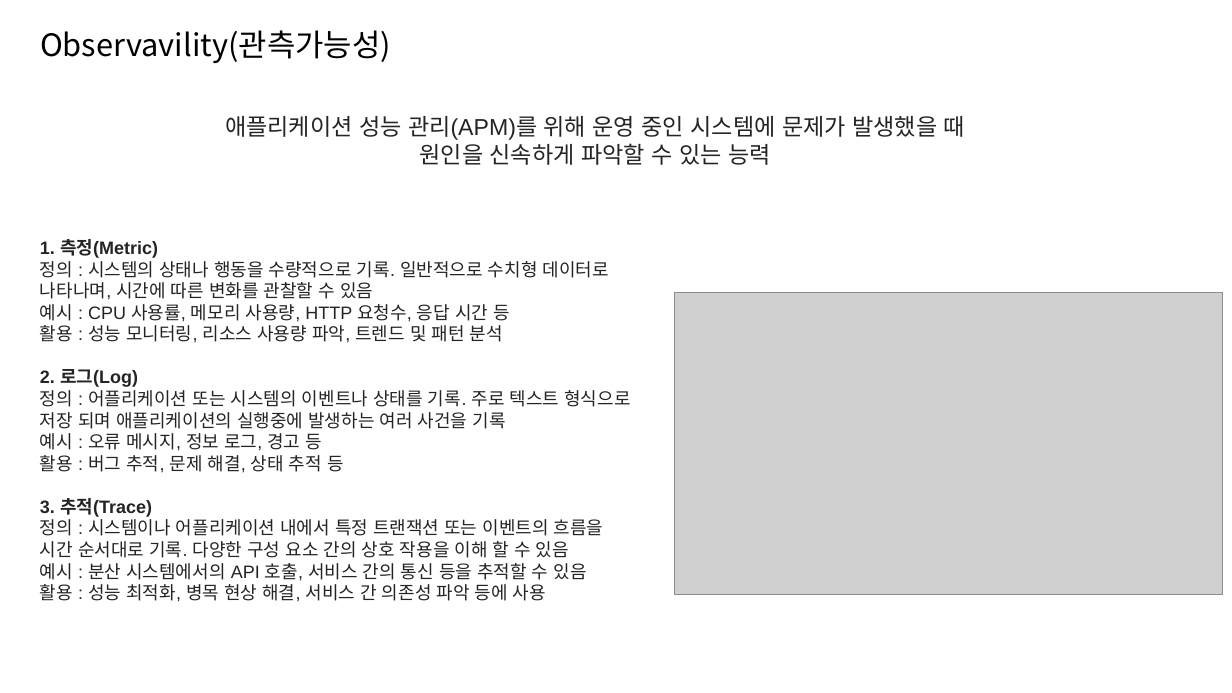
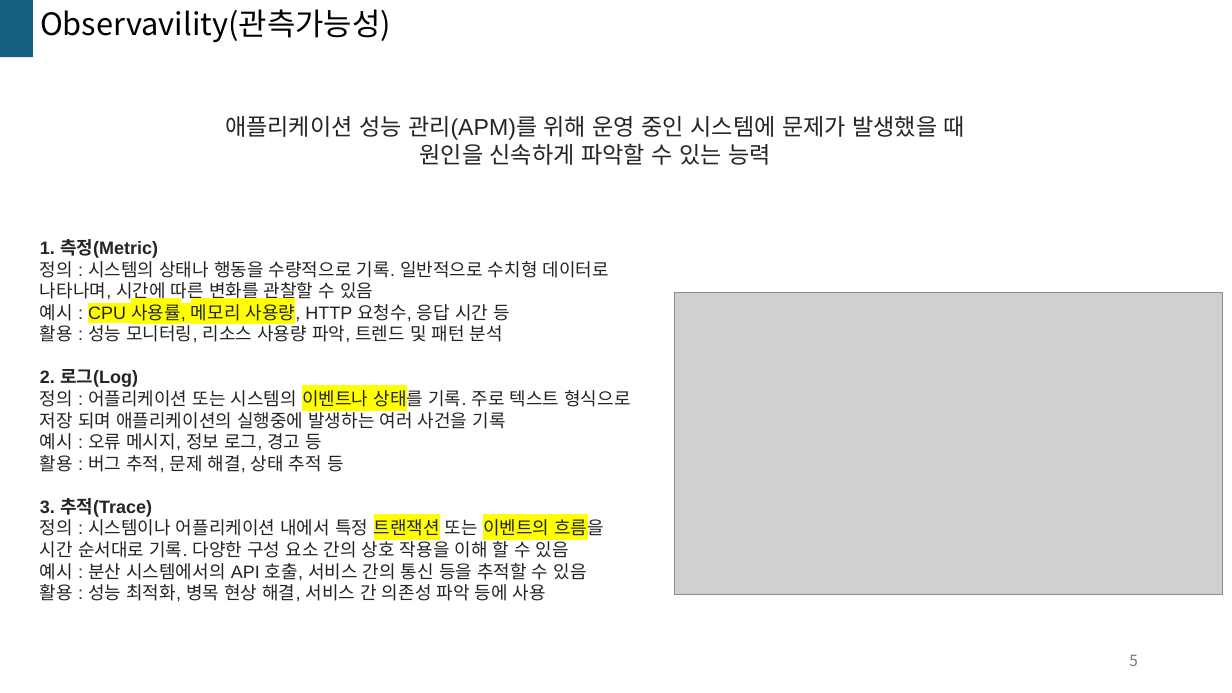
Before and after one commit to kkimsungchul/otel, a slide deck: slide 5 of [Otel]정리.pptx (slide 2 before the commit). Drawn at 1232x693 pixels with LibreOffice and Linux fonts; fonts in the diff are those of the drawing; grey boxes stand for pictures. Boxes give left, top, right and bottom in pixels: in the first picture for what was removed or moved away, otherwise in the second. Text is boxed around its words. In the diff, an @@ line names an element or a change of style, - is before the commit and + after.

```diff
--- a/[Otel]정리.pptx
+++ b/[Otel]정리.pptx
@@ rectangle added at box(0, 0, 33, 57), fill #156082 @@
@@ text "Observavility(관측가능성)": place and size @@
-text "Observavility(관측가능성)" at box(40, 30, 391, 63)
+text "Observavility(관측가능성)" at box(40, 9, 391, 42)
@@ text at box(40, 300, 630, 558): highlight none to #FFFF00 in "CPU 사용률, 메모리 사용량,", "이벤트나 상태를", "트랜잭션 이벤트의 흐름을" @@
@@ page number added at box(1129, 655, 1138, 666), 12 pt, text #797979 @@
+5
```
Also in this commit, not shown: 5 other slides changed, 10 slides added, 3 slides removed, 2 other files.
